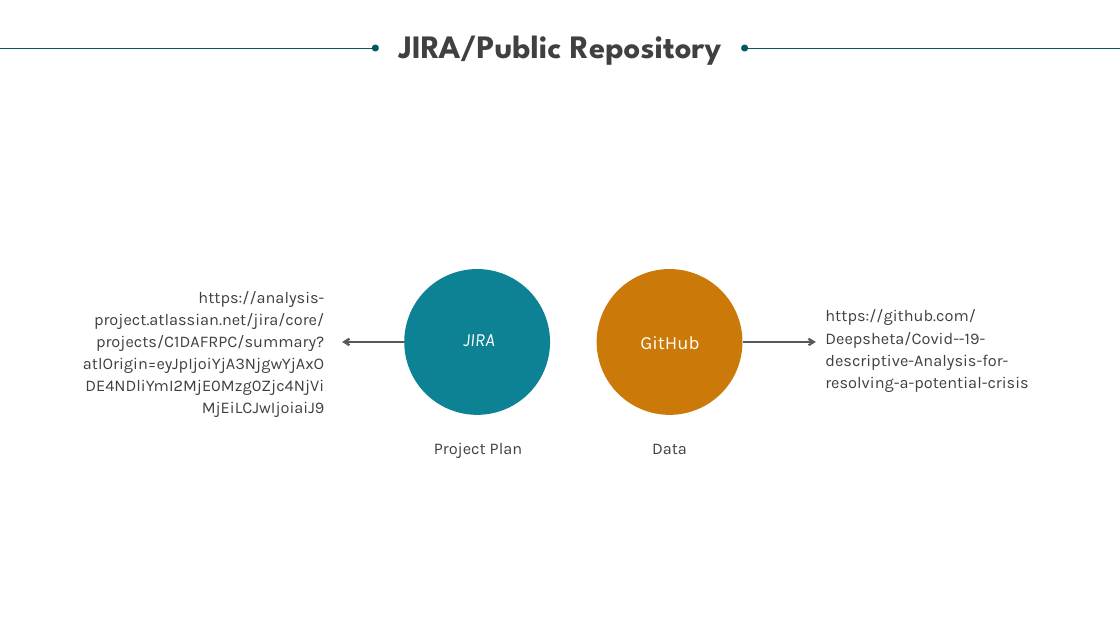
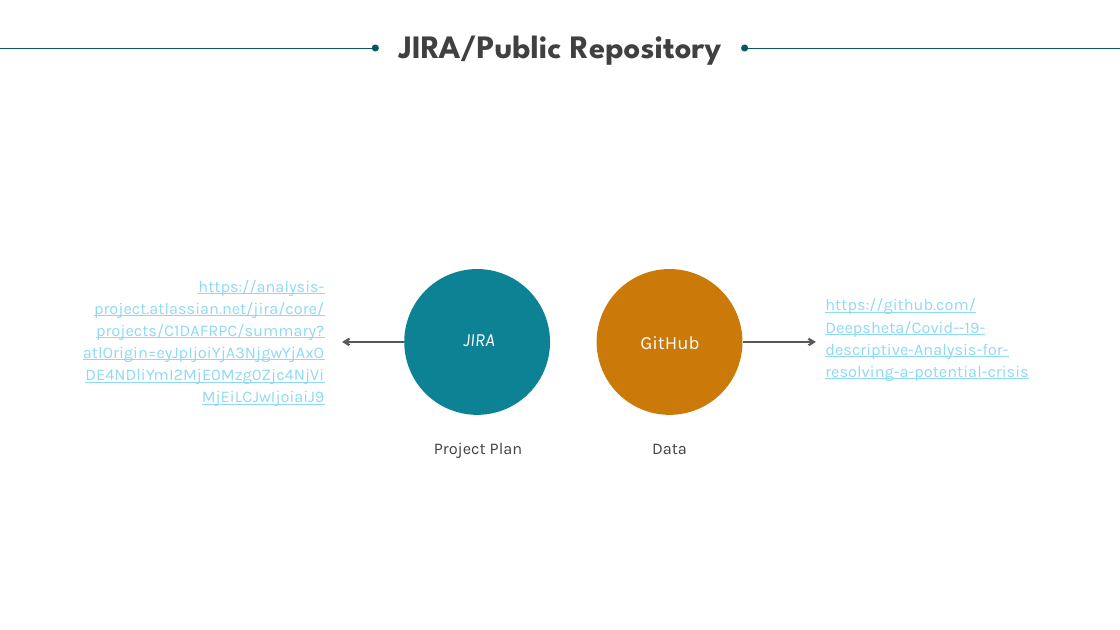
Before and after one commit to Deepsheta/Covid--19-descriptive-Analysis-for-resolving-a-potential-crisis, a slide deck: slide 18 of Covid 19 Resolving a Potential Crisis.pptx (slide 10 before the commit). Drawn at 1120x630 pixels with LibreOffice and Linux fonts; fonts in the diff are those of the drawing. Boxes give left, top, right and bottom in pixels: in the first picture for what was removed or moved away, otherwise in the second. Text is boxed around its words. In the diff, an @@ line names an element or a change of style, - is before the commit and + after.

```diff
--- a/Covid 19 Resolving a Potential Crisis.pptx
+++ b/Covid 19 Resolving a Potential Crisis.pptx
@@ text "https://analysis-project.atlassian.net/jira/core/projects/C1 ...": place and size @@
-text "https://analysis-project.atlassian.net/jira/core/projects/C1 ..." at box(83, 291, 324, 373)
+text "https://analysis-project.atlassian.net/jira/core/projects/C1 ..." at box(83, 280, 324, 362)
@@ text "https://analysis-project.atlassian.net/jira/core/projects/C1 ..." at box(83, 280, 324, 362): text colour #404040 to #8ED9F6, underline on @@
@@ text "https://github.com/Deepsheta/Covid--19-descriptive-Analysis- ..." at box(825, 298, 1028, 381): text colour #404040 to #8ED9F6, underline on @@
@@ text "https://github.com/Deepsheta/Covid--19-descriptive-Analysis- ...": place and size @@
-text "https://github.com/Deepsheta/Covid--19-descriptive-Analysis- ..." at box(825, 309, 1028, 392)
+text "https://github.com/Deepsheta/Covid--19-descriptive-Analysis- ..." at box(825, 298, 1028, 381)
```
Also in this commit, not shown: 8 other slides changed, 8 slides added, 2 other files.
